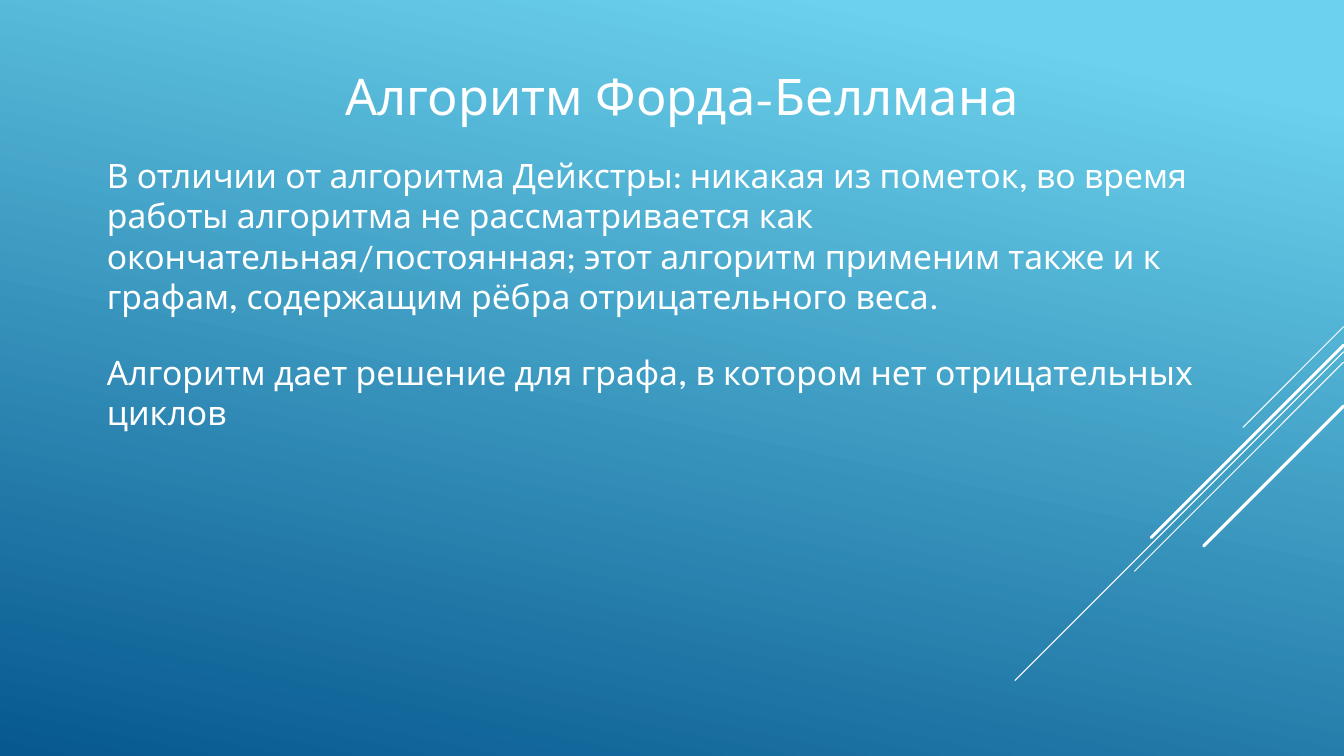
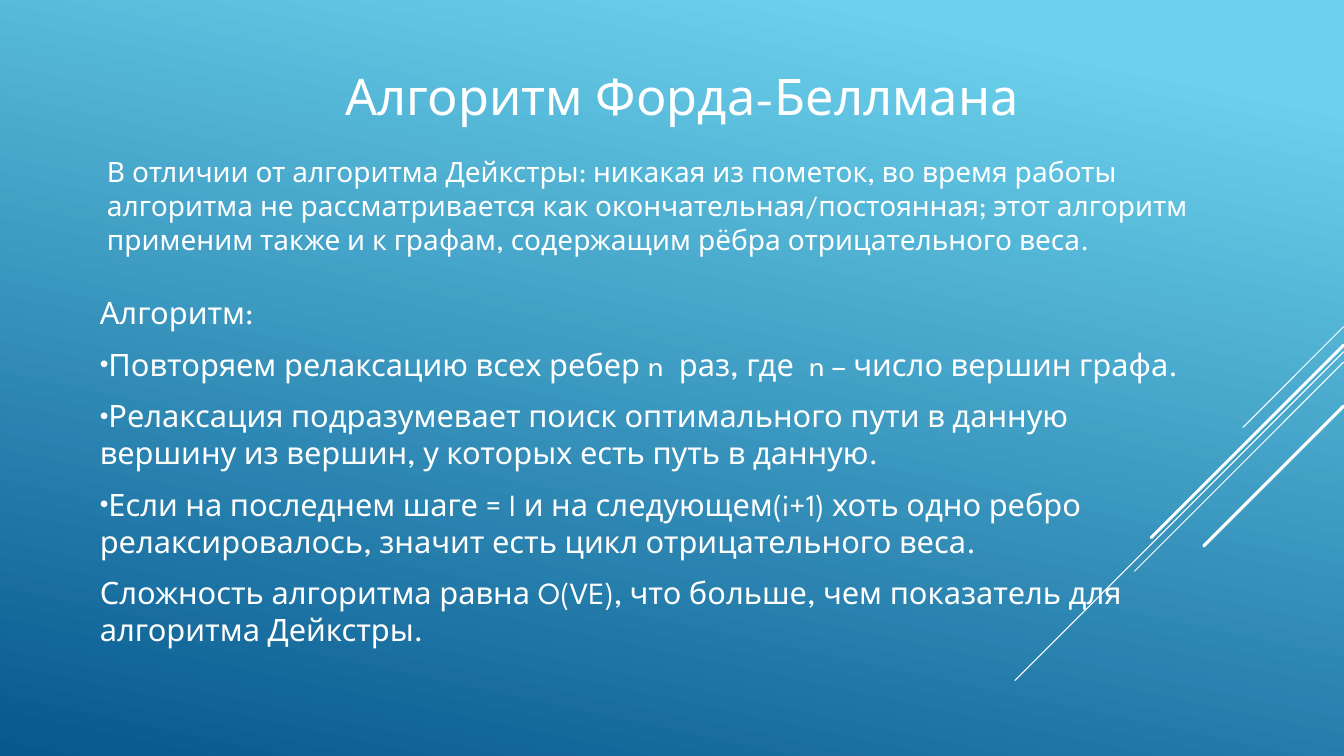
Before and after one commit to BelovitskiyDA/Shortcut, a slide deck: slide 10 of Shortcut.pptx (slide 8 before the commit). Drawn at 1344x756 pixels with LibreOffice and Linux fonts; fonts in the diff are those of the drawing. Boxes give left, top, right and bottom in pixels: in the first picture for what was removed or moved away, otherwise in the second. Text is boxed around its words. In the diff, an @@ line names an element or a change of style, - is before the commit and + after.

Commit message:
presentation ready

```diff
--- a/Shortcut.pptx
+++ b/Shortcut.pptx
@@ text "В отличии от алгоритма Дейкстры: ..." at (107, 160, 1187, 257): size 24 to 20 pt @@
@@ text added at (100, 302, 1168, 649), 22 pt, text #FFFFFF @@
+Алгоритм:
+• Повторяем релаксацию всех ребер n раз, где n – число вершин графа.
+• Релаксация подразумевает поиск оптимального пути в данную вершину из вершин, у которых есть путь в данную.
+• Если на последнем шаге = I и на следующем(i+1) хоть одно ребро релаксировалось, значит есть цикл отрицательного веса.
+Сложность алгоритма равна O(VE), что больше, чем показатель для алгоритма Дейкстры.
@@ text removed at (107, 359, 1193, 432) @@
-Алгоритм дает решение для графа, в котором нет отрицательных циклов
```
Also in this commit, not shown: 5 slides added, 1 slide removed.
